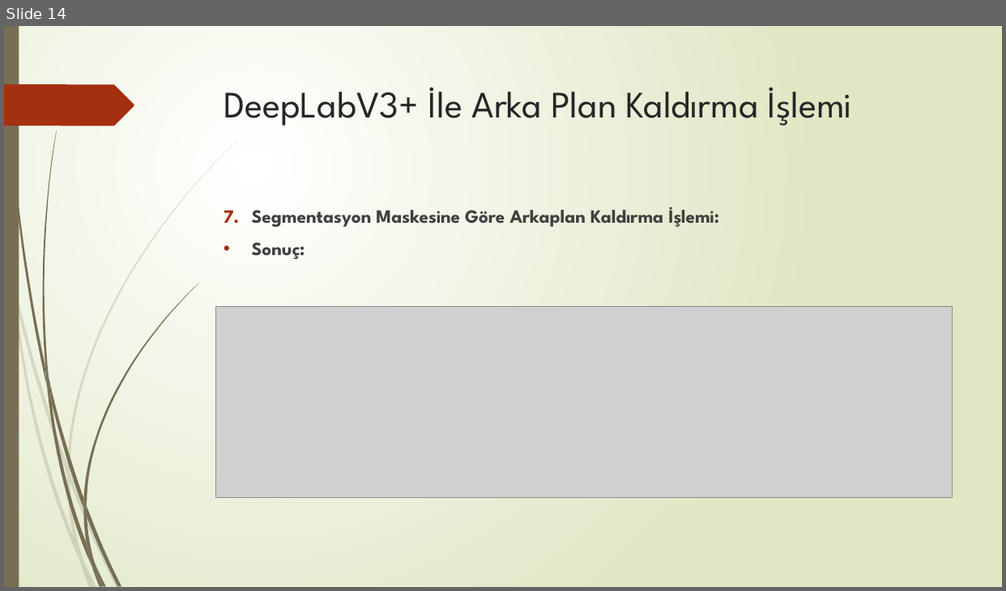
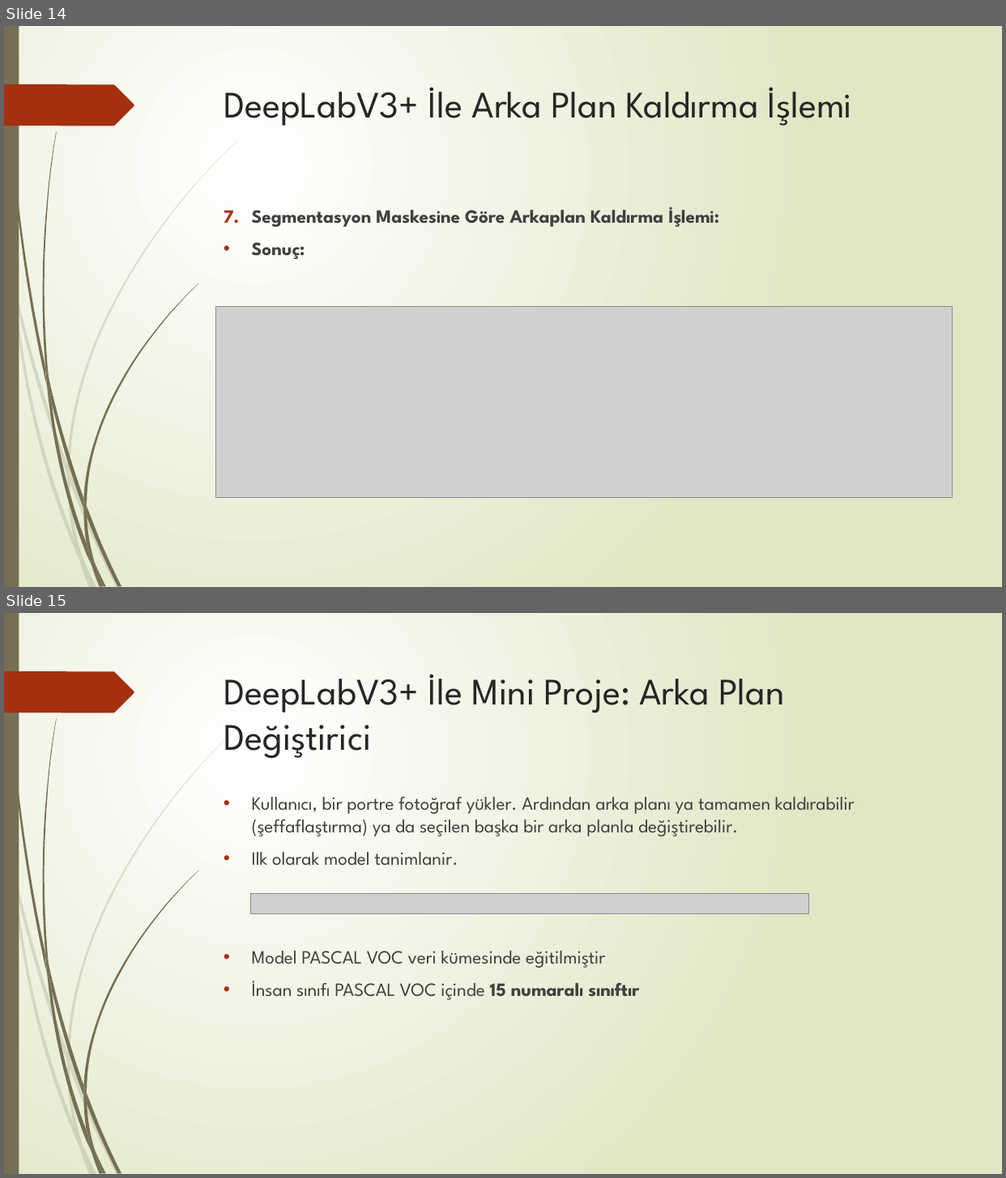
Before and after one commit to bilalcifci/arkaplan-kaldirma, a slide deck: Sunum/arka-plan-kaldirma.pptx. Shown one above the other, each under a label of ours: slide 14 before the commit, slides 14 and 15 after it. The pictures are 1006x591 and 1006x1178 pixels, drawn with LibreOffice and Linux fonts; fonts in the diff are those of the drawing; grey boxes stand for pictures. Boxes give left, top, right and bottom in pixels: in the first picture for what was removed or moved away, otherwise in the second. Text is boxed around its words. In the diff, an @@ line names an element or a change of style, - is before the commit and + after.

```diff
--- a/Sunum/arka-plan-kaldirma.pptx
+++ b/Sunum/arka-plan-kaldirma.pptx
@@ slide 15 added at [4, 613, 1002, 1174], background gradient #FFFFFF to #DFE8C4; not listed: 24 template elements that a slide beside it also shows @@
@@ title added at [224, 674, 784, 758], 36 pt, text #262626 @@
+DeepLabV3+ İle Mini Proje: Arka Plan Değiştirici
@@ text added at [252, 797, 854, 1000], 18 pt, text #404040 @@
+• Kullanıcı, bir portre fotoğraf yükler. Ardından arka planı ya tamamen kaldırabilir (şeffaflaştırma) ya da seçilen başka bir arka planla değiştirebilir.
+• Ilk olarak model tanimlanir.
+• Model PASCAL VOC veri kümesinde eğitilmiştir
+• İnsan sınıfı PASCAL VOC içinde 15 numaralı sınıftır
@@ picture added at [251, 894, 809, 914] @@
```
Also in this commit, not shown: 2 slides changed, 5 other slides added, 1 slide removed, 7 other files.
